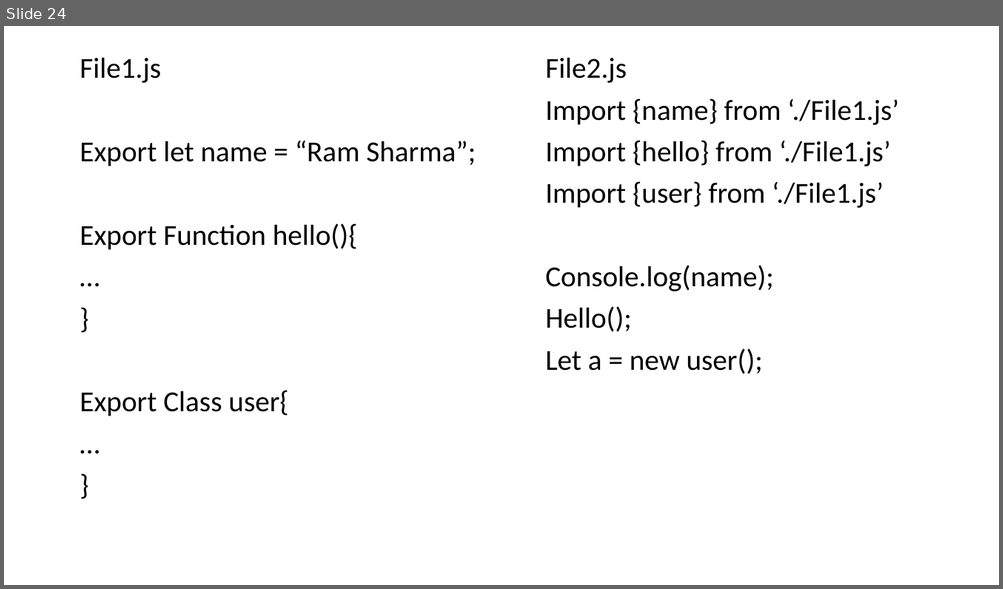
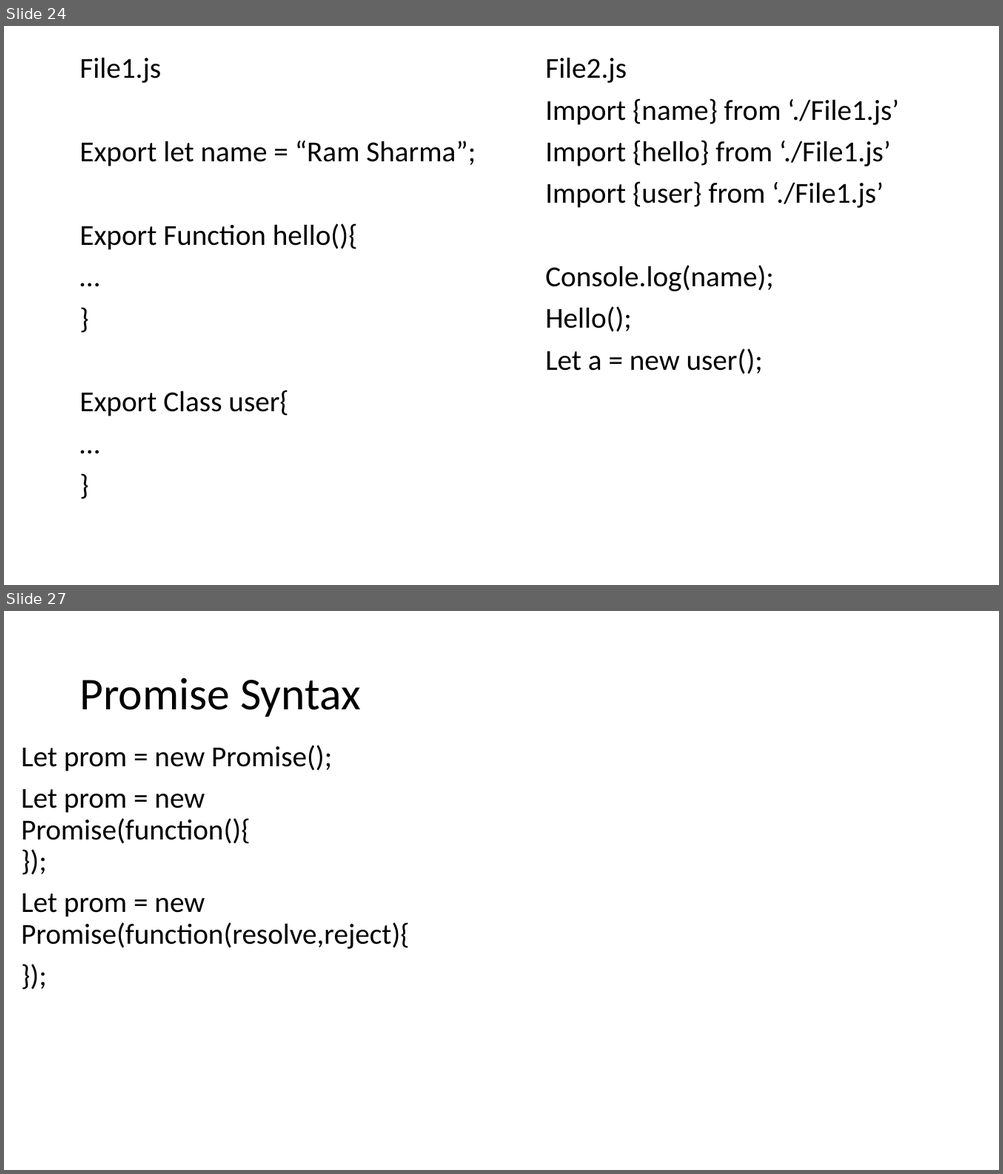
Before and after one commit to PiyushChaturvedii/Batch04, a slide deck: AdvanceJavaScript.pptx. Shown one above the other, each under a label of ours: slide 24 before the commit, slides 24 and 27 after it; the slides between them are not shown. The pictures are 1003x589 and 1003x1174 pixels, drawn with LibreOffice and Linux fonts; fonts in the diff are those of the drawing. Boxes give left, top, right and bottom in pixels: in the first picture for what was removed or moved away, otherwise in the second. Text is boxed around its words. In the diff, an @@ line names an element or a change of style, - is before the commit and + after.

```diff
--- a/AdvanceJavaScript.pptx
+++ b/AdvanceJavaScript.pptx
@@ slide 27 added at (4, 611, 999, 1170), background #FFFFFF @@
@@ title added at (79, 678, 361, 717), 44 pt, text #000000 @@
+Promise Syntax
@@ text added at (21, 745, 410, 949), 28 pt, text #000000 @@
+Let prom = new Promise();
+Let prom = new Promise(function(){
+});
+Let prom = new Promise(function(resolve,reject){
+});
```
Also in this commit, not shown: 9 other slides added, 8 other files.
